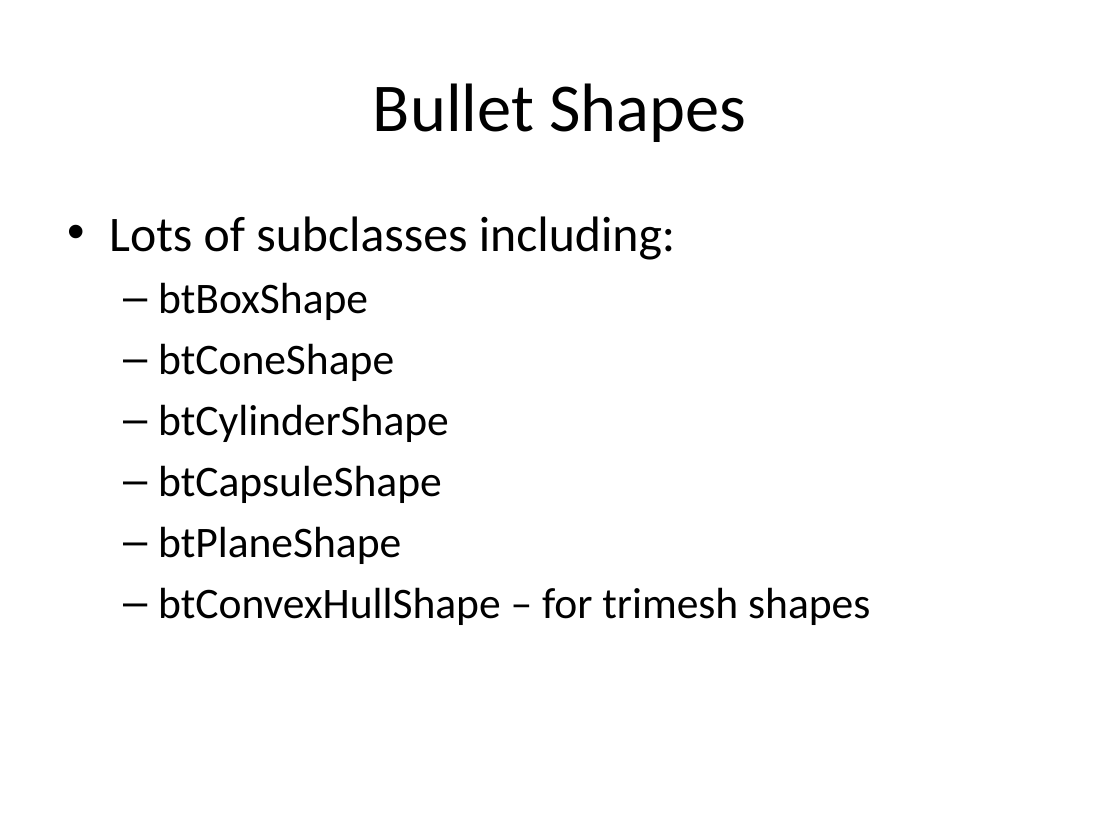
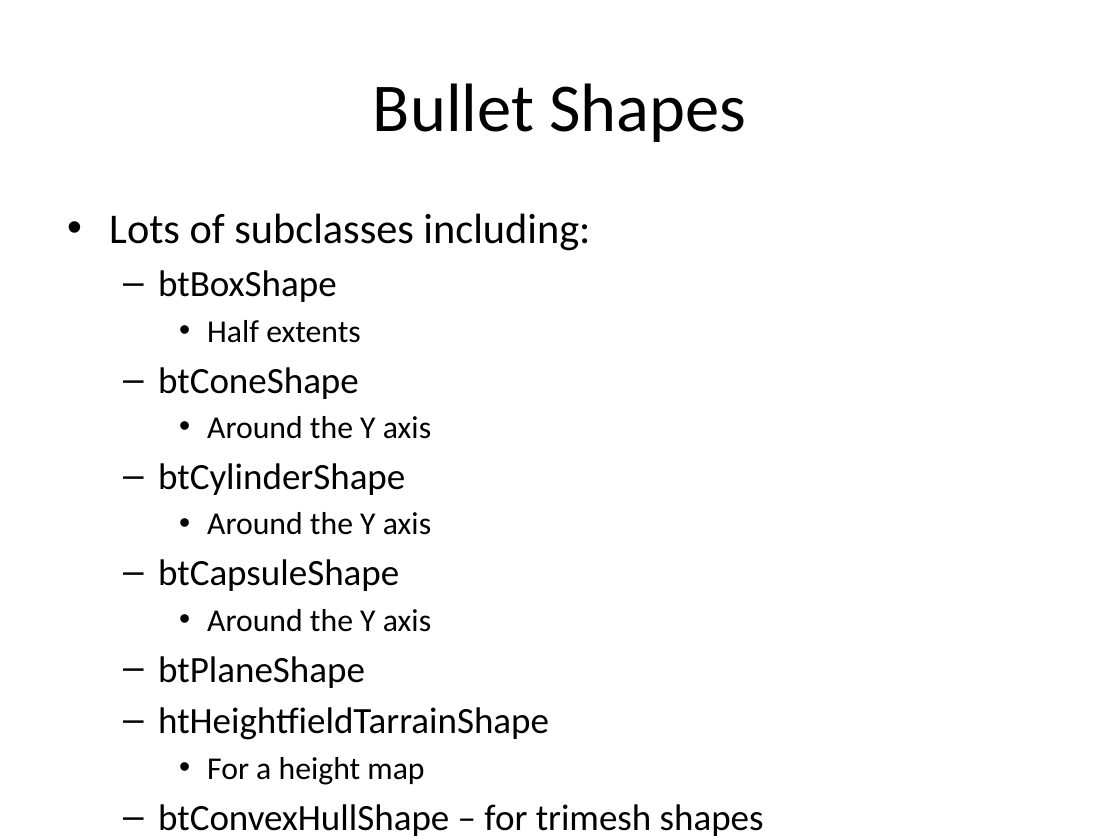
Before and after one commit to skooter500/BGE-V1, a slide deck: slide 13 of Lectures/Game Engines 8.pptx. Drawn at 1120x840 pixels with LibreOffice and Linux fonts; fonts in the diff are those of the drawing; background and template pictures are left out. Boxes give left, top, right and bottom in pixels: in the first picture for what was removed or moved away, otherwise in the second. Text is boxed around its words. In the diff, an @@ line names an element or a change of style, - is before the commit and + after.

```diff
--- a/Lectures/Game Engines 8.pptx
+++ b/Lectures/Game Engines 8.pptx
@@ text at (109,213,764,836): size 32 to 27.2 pt in "Lots of subclasses including:"; size 28 to 23.8 pt in "btBoxShape", "btConeShape", "btCylinderShape", "btCapsuleShape" and 2 more places @@
@@ text at (207,320,361,343): paragraph added @@
+    • Half extents
@@ text at (207,416,431,439): paragraph added @@
+    • Around the Y axis
@@ text at (207,512,431,535): paragraph added @@
+    • Around the Y axis
@@ text at (207,609,431,632): paragraph added @@
+    • Around the Y axis
@@ text at (158,707,549,785): paragraphs added @@
+  – htHeightfieldTarrainShape
+    • For a height map
```
Also in this commit, not shown: 3 other slides changed, 6 slides added.
